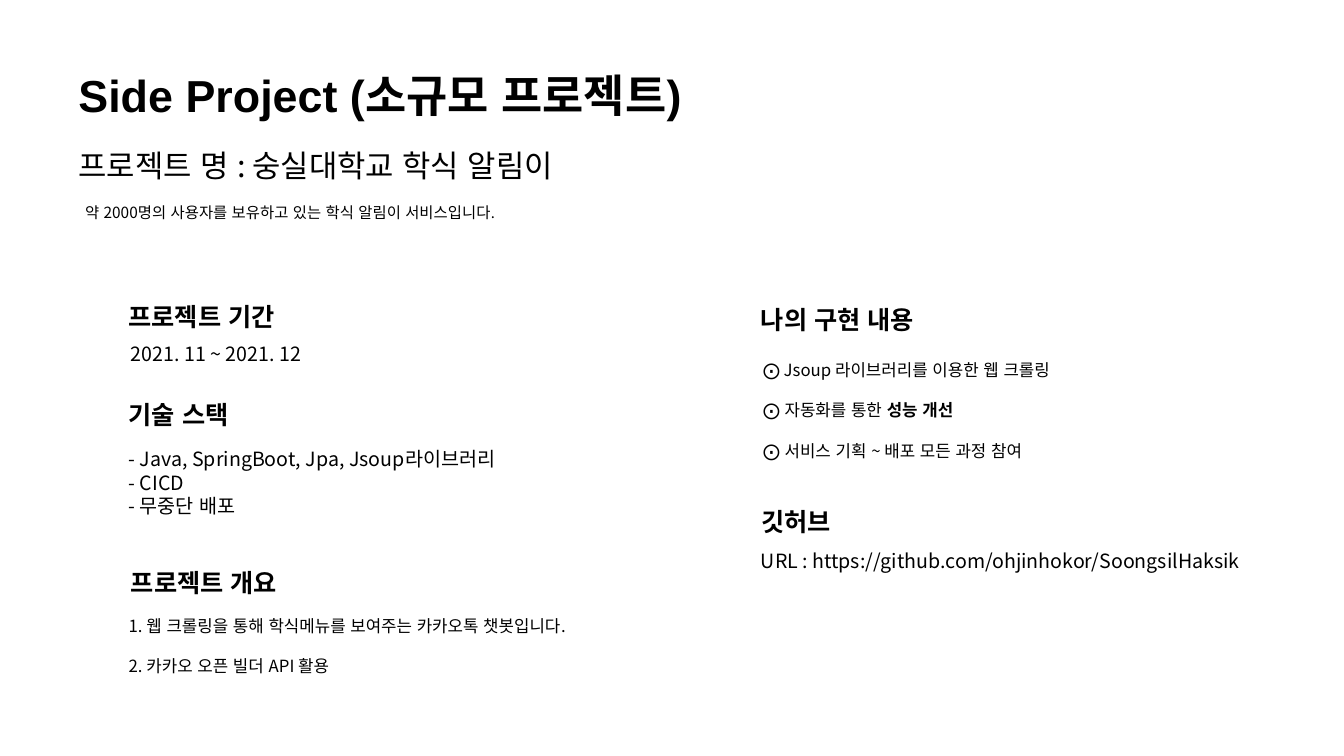
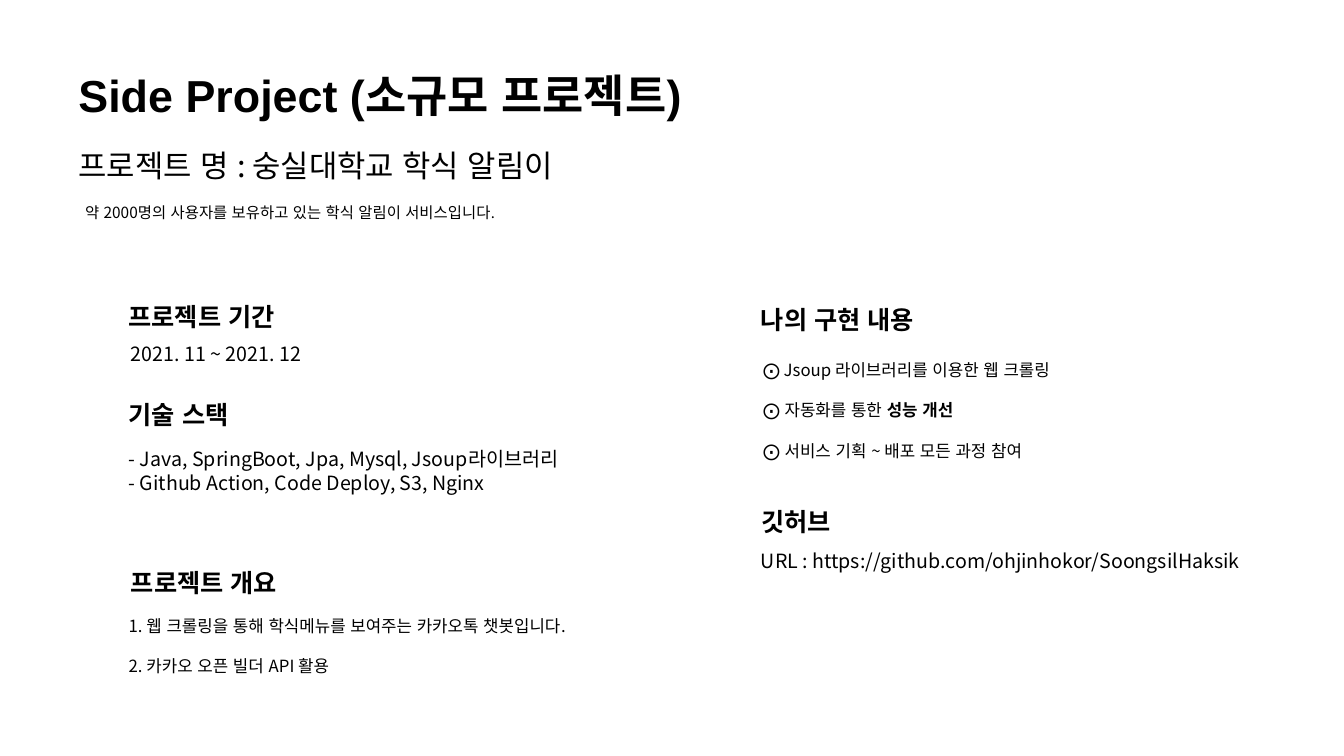
Before and after one commit to ohjinhokor/PortFolio, a slide deck: slide 12 of 오진호 포트폴리오.pptx. Drawn at 1344x756 pixels with LibreOffice and Linux fonts; fonts in the diff are those of the drawing; background and template pictures are left out. Boxes give left, top, right and bottom in pixels: in the first picture for what was removed or moved away, otherwise in the second. Text is boxed around its words. In the diff, an @@ line names an element or a change of style, - is before the commit and + after.

```diff
--- a/오진호 포트폴리오.pptx
+++ b/오진호 포트폴리오.pptx
@@ text at [140,449,558,495]: text changed @@
-- Java, SpringBoot, Jpa, Jsoup라이브러리
-- CICD
-- 무중단 배포
+- Java, SpringBoot, Jpa, Mysql, Jsoup라이브러리
+- Github Action, Code Deploy, S3, Nginx
```
Also in this commit, not shown: 2 other slides changed, 5 other files.
